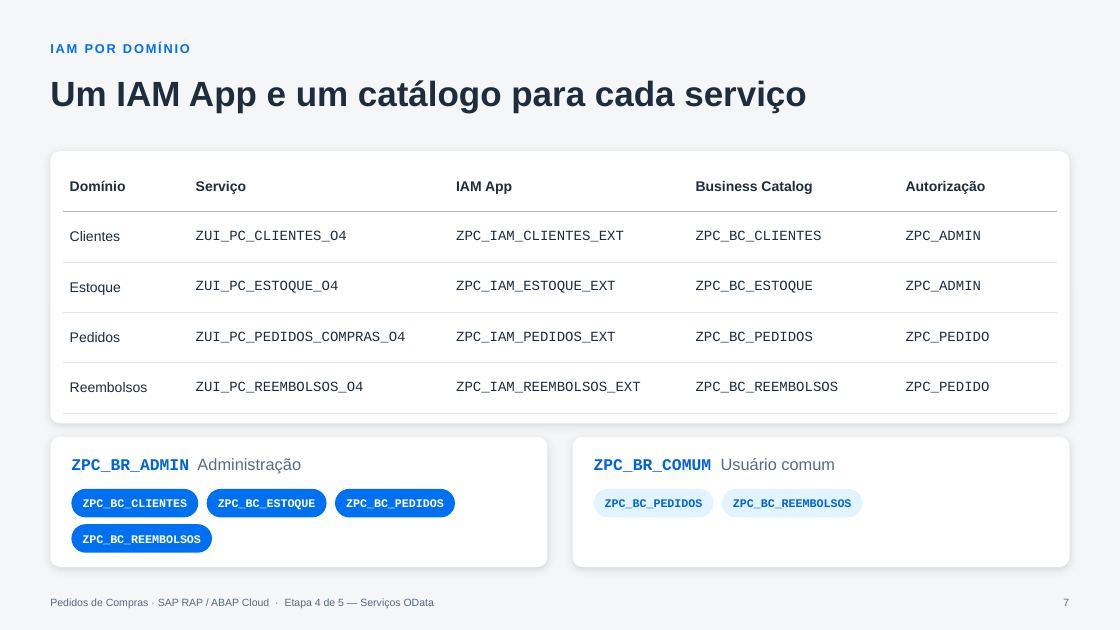
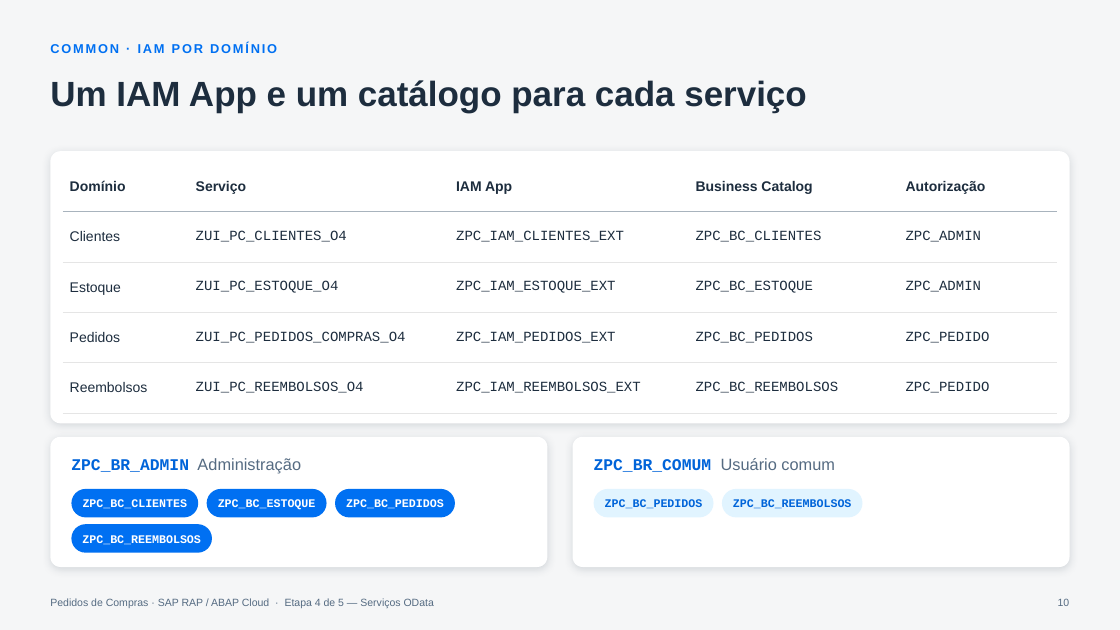
Before and after one commit to AdrianoBispo/sap-abap-rap-pedidos-de-compras-app, a slide deck: slide 10 of docs/apresentacoes/04-servicos-odata.pptx (slide 7 before the commit). Drawn at 1120x630 pixels with LibreOffice and Linux fonts; fonts in the diff are those of the drawing. Boxes give left, top, right and bottom in pixels: in the first picture for what was removed or moved away, otherwise in the second. Text is boxed around its words. In the diff, an @@ line names an element or a change of style, - is before the commit and + after.

```diff
--- a/docs/apresentacoes/04-servicos-odata.pptx
+++ b/docs/apresentacoes/04-servicos-odata.pptx
@@ text at bbox=[50, 42, 277, 53]: text changed @@
-IAM POR DOMÍNIO
+COMMON · IAM POR DOMÍNIO
@@ page number at bbox=[1058, 598, 1070, 606]: text changed @@
-7
+10
```
Also in this commit, not shown: 7 other slides changed, 12 slides added.
